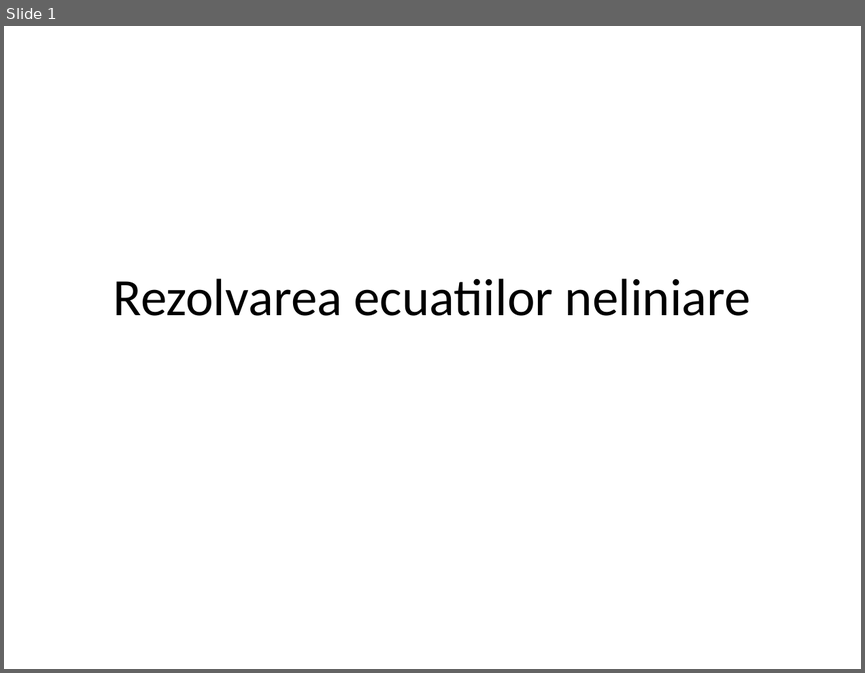
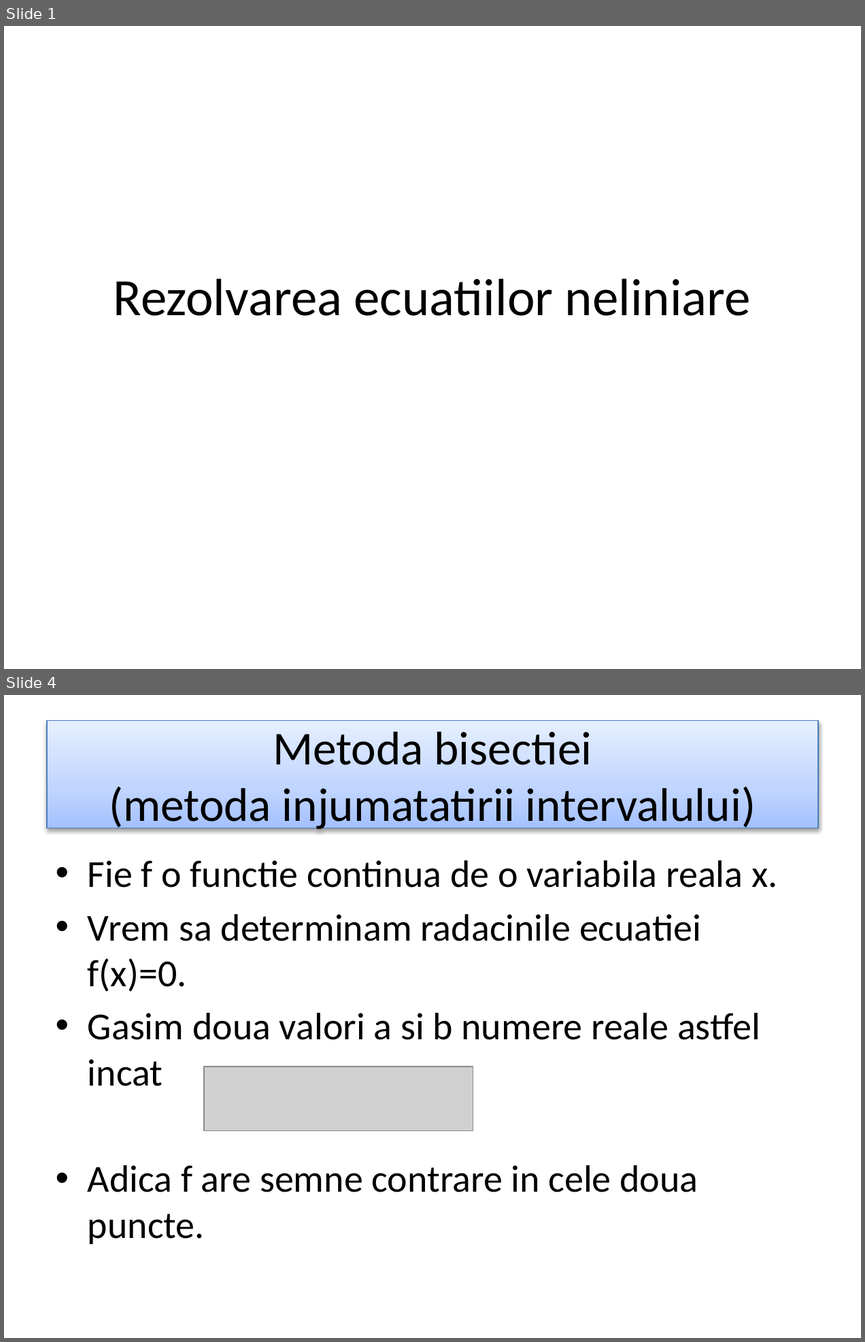
Before and after one commit to ArmynC/ArminC-UTM-Info, a slide deck: Anul 1/Semestrul II/Calcul numeric/Curs 5/Lectie.pptx. Shown one above the other, each under a label of ours: slide 1 before the commit, slides 1 and 4 after it; the slides between them are not shown. The pictures are 865x673 and 865x1342 pixels, drawn with LibreOffice and Linux fonts; fonts in the diff are those of the drawing; grey boxes stand for pictures. Boxes give left, top, right and bottom in pixels: in the first picture for what was removed or moved away, otherwise in the second. Text is boxed around its words. In the diff, an @@ line names an element or a change of style, - is before the commit and + after.

```diff
--- a/Anul 1/Semestrul II/Calcul numeric/Curs 5/Lectie.pptx
+++ b/Anul 1/Semestrul II/Calcul numeric/Curs 5/Lectie.pptx
@@ slide 4 added at box(4, 695, 861, 1338), background #FFFFFF @@
@@ title added at box(47, 721, 818, 828), fill gradient #A4C4FF to #BFD4FF to #E6EEFF, outline #4B7EBC 0.75 pt, 39.6 pt, text #000000 @@
+Metoda bisectiei
+(metoda injumatatirii intervalului)
@@ text added at box(88, 860, 777, 1244), 32 pt, text #000000 @@
+• Fie f o functie continua de o variabila reala x.
+• Vrem sa determinam radacinile ecuatiei f(x)=0.
+• Gasim doua valori a si b numere reale astfel incat
+• Adica f are semne contrare in cele doua puncte.
@@ picture added at box(204, 1066, 473, 1130) @@
```
Also in this commit, not shown: 31 other slides added, 9 other files.
